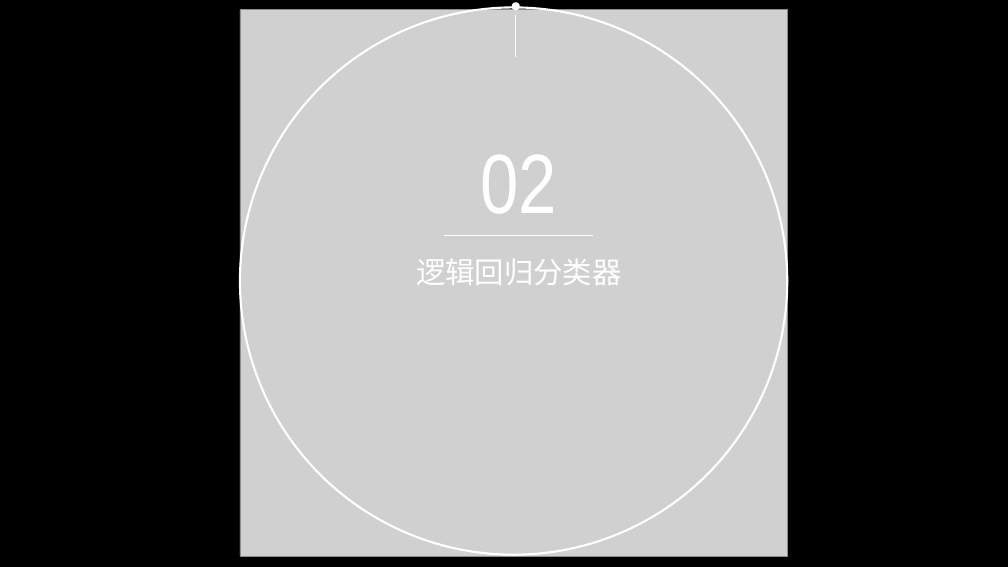
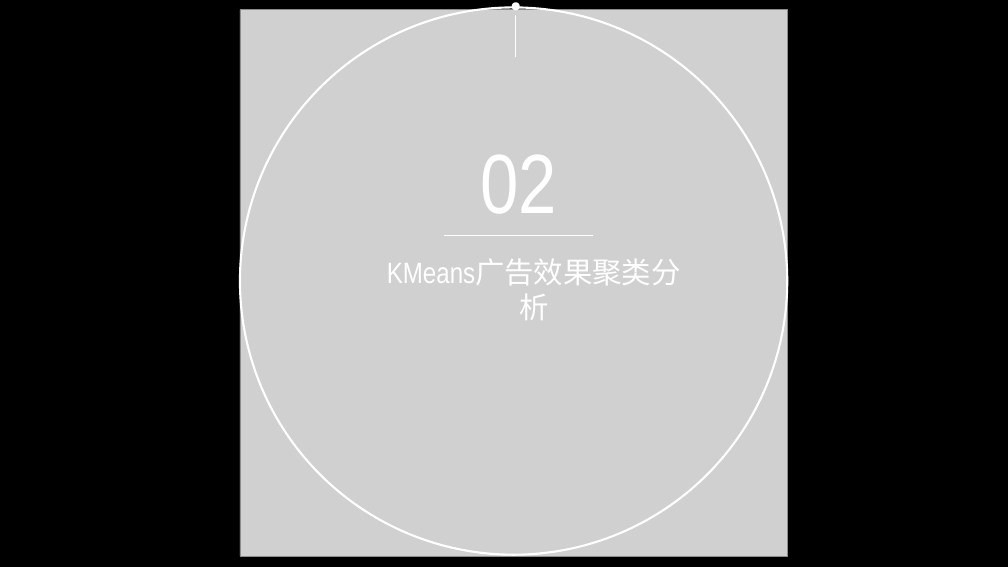
Before and after one commit to applepip/Big_Data, a slide deck: slide 27 of 产品大数据分析与建模/大数据分析与建模 - 聚类模型 第三讲.pptx (slide 8 before the commit). Drawn at 1008x567 pixels with LibreOffice and Linux fonts; fonts in the diff are those of the drawing; grey boxes stand for pictures. Boxes give left, top, right and bottom in pixels: in the first picture for what was removed or moved away, otherwise in the second. Text is boxed around its words. In the diff, an @@ line names an element or a change of style, - is before the commit and + after.

```diff
--- a/产品大数据分析与建模/大数据分析与建模 - 聚类模型 第三讲.pptx
+++ b/产品大数据分析与建模/大数据分析与建模 - 聚类模型 第三讲.pptx
@@ text at (416,259,622,285): text changed @@
-逻辑回归分类器
+KMeans广告效果聚类分析
```
Also in this commit, not shown: 3 other slides changed, 33 slides added, 23 slides removed.
